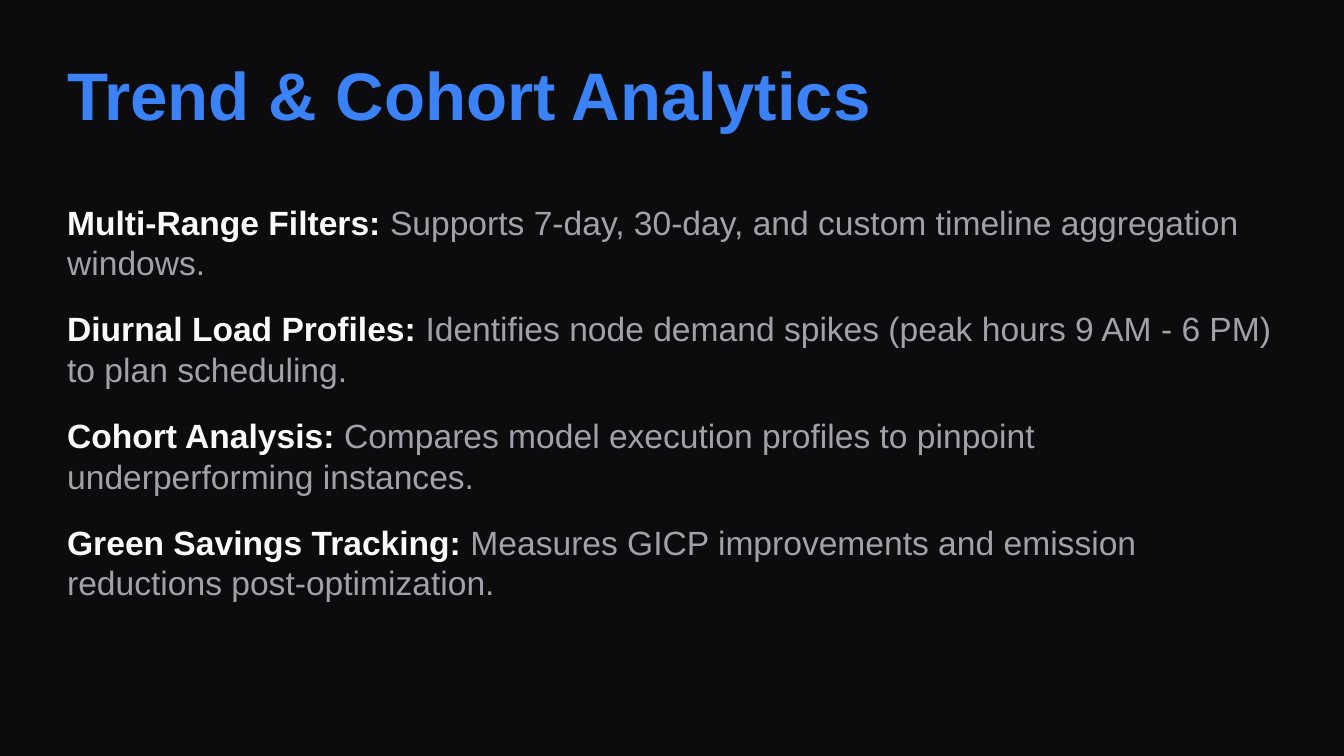
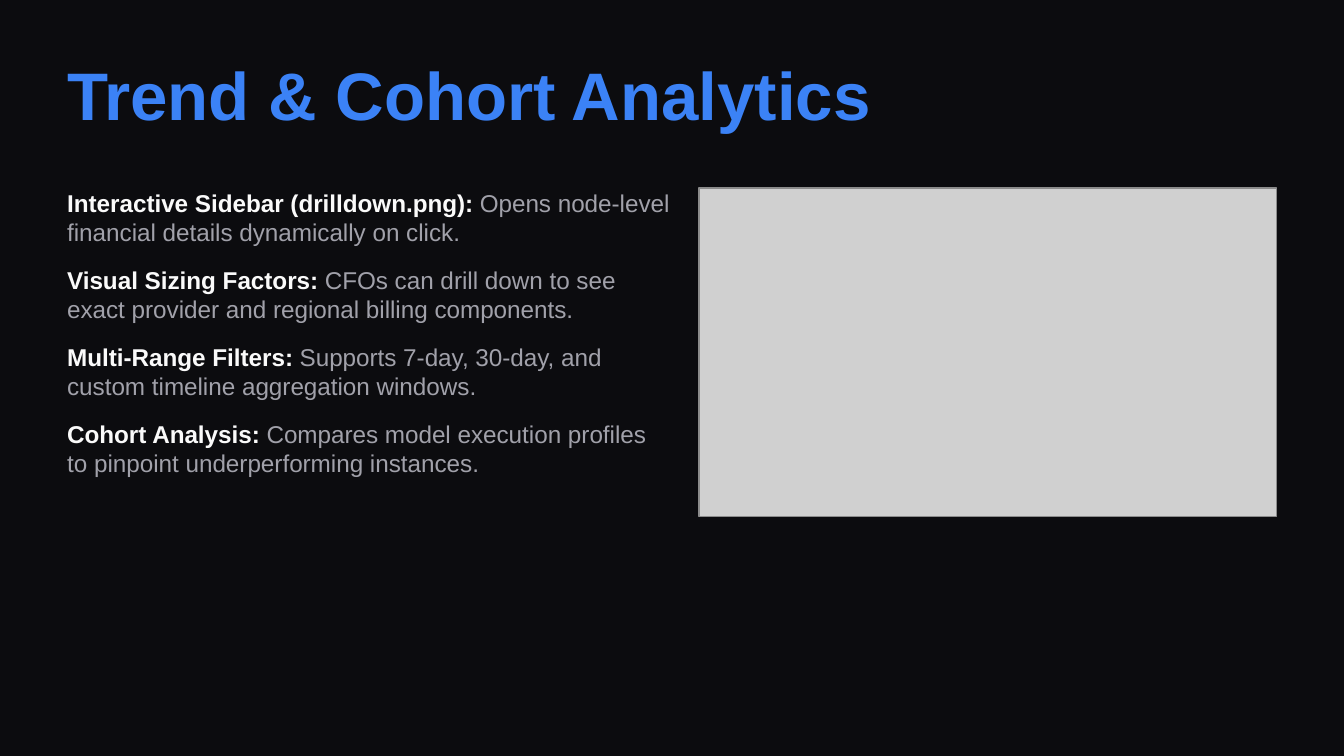
Before and after one commit to Srikanthbanoth7533/aether-gpu-finops, a slide deck: slide 15 of aetherfin_presentation.pptx. Drawn at 1344x756 pixels with LibreOffice and Linux fonts; fonts in the diff are those of the drawing; grey boxes stand for pictures. Boxes give left, top, right and bottom in pixels: in the first picture for what was removed or moved away, otherwise in the second. Text is boxed around its words. In the diff, an @@ line names an element or a change of style, - is before the commit and + after.

Commit message:
Embed screenshots directly in PowerPoint slide layouts and update PDF build

```diff
--- a/aetherfin_presentation.pptx
+++ b/aetherfin_presentation.pptx
@@ text at [67,194,670,323]: paragraphs added @@
+Interactive Sidebar (drilldown.png): Opens node-level financial details dynamically on click.
+Visual Sizing Factors: CFOs can drill down to see exact provider and regional billing components.
@@ text "Interactive Sidebar (drilldown.png): Opens node-level ...": place and size @@
-text "Interactive Sidebar (drilldown.png): Opens node-level ..." at [67,210,1271,601]
+text "Interactive Sidebar (drilldown.png): Opens node-level ..." at [67,194,670,477]
@@ picture added at [699,188,1277,516] @@
@@ text at [67,316,1271,388]: paragraph removed @@
-Diurnal Load Profiles: Identifies node demand spikes (peak hours 9 AM - 6 PM) to plan scheduling.
@@ text at [67,348,646,477]: size 18 to 13 pt in "Multi-Range Filters: Supports 7-day, 30-day, and custom ...", "Cohort Analysis: Compares model execution profiles to ..."; less space between paragraphs @@
@@ text at [67,530,1137,601]: paragraph removed @@
-Green Savings Tracking: Measures GICP improvements and emission reductions post-optimization.
```
Also in this commit, not shown: 4 other slides changed, 2 slides added, 2 slides removed, 3 other files.
